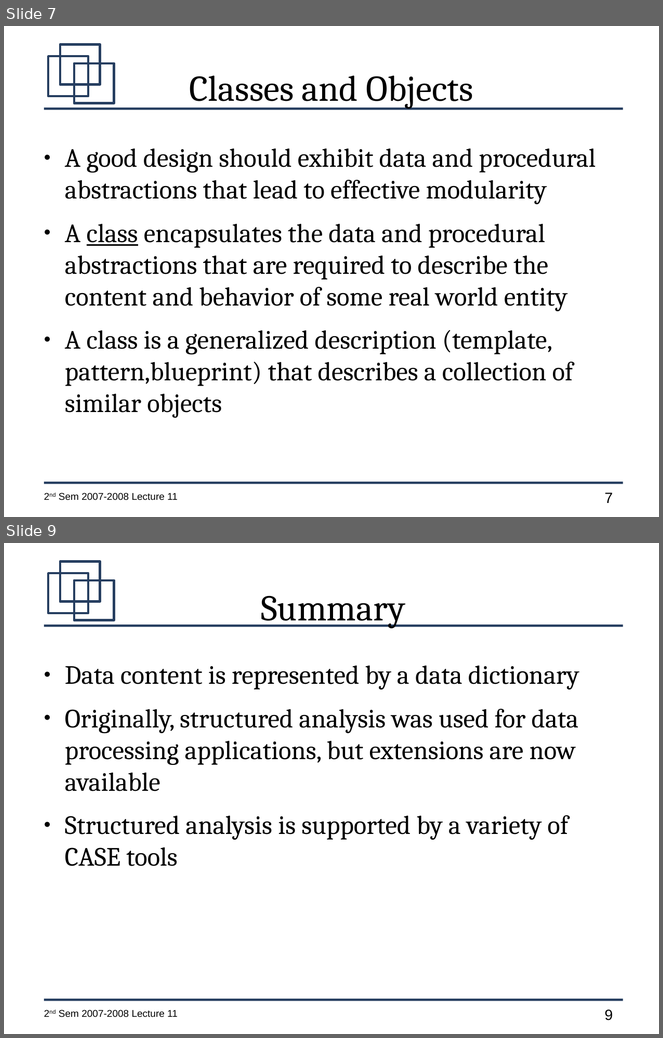
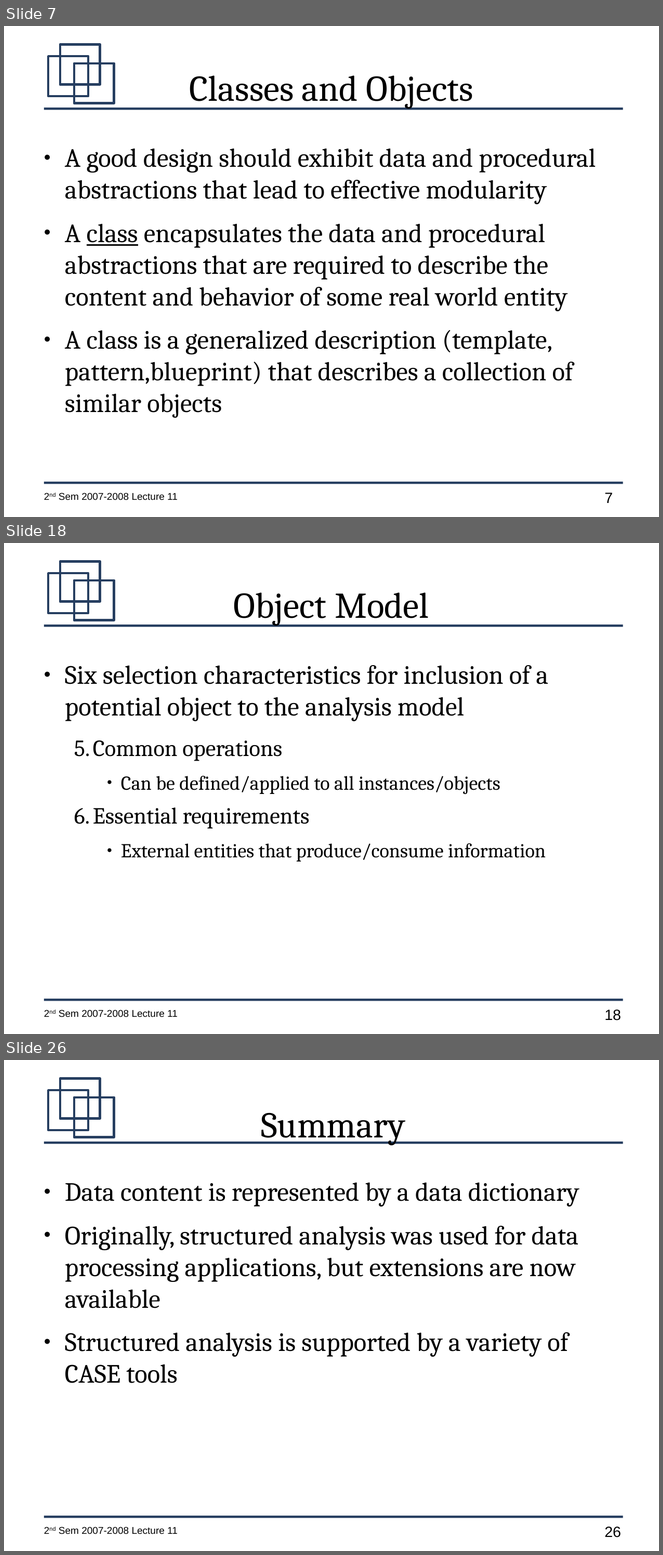
Before and after one commit to jachermocilla/jach-homepage, a slide deck: CMSC128-2nd-Sem-2007-L11.odp. Shown one above the other, each under a label of ours: slides 7 and 9 before the commit, slides 7, 18 and 26 after it; the slides between them are not shown. The pictures are 663x1038 and 663x1555 pixels, drawn with LibreOffice and Linux fonts; fonts in the diff are those of the drawing. Boxes give left, top, right and bottom in pixels: in the first picture for what was removed or moved away, otherwise in the second. Text is boxed around its words. In the diff, an @@ line names an element or a change of style, - is before the commit and + after.

```diff
--- a/CMSC128-2nd-Sem-2007-L11.odp
+++ b/CMSC128-2nd-Sem-2007-L11.odp
@@ slide 18 added at (4, 543, 659, 1034), background #FFFFFF; not listed: 7 template elements that a slide beside it also shows @@
@@ title added at (234, 592, 429, 626), 44 pt, text #000000 @@
+Object Model
@@ text added at (65, 665, 548, 862), 24 pt, text #000000 @@
+● Six selection characteristics for inclusion of a potential object to the analysis model
+  5. Common operations
+    ● Can be defined/applied to all instances/objects
+  6. Essential requirements
+    ● External entities that produce/consume information
@@ what was slide 9 is now slide 26 @@
@@ page number at (605, 1527, 621, 1538): text changed @@
-9
+26
```
Also in this commit, not shown: 17 other slides added, 1 slide removed.
